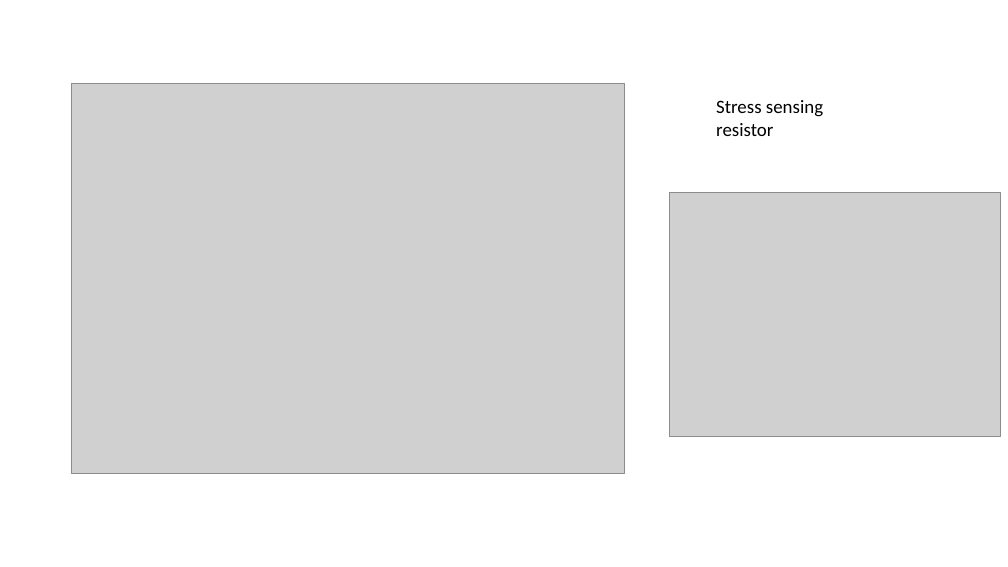
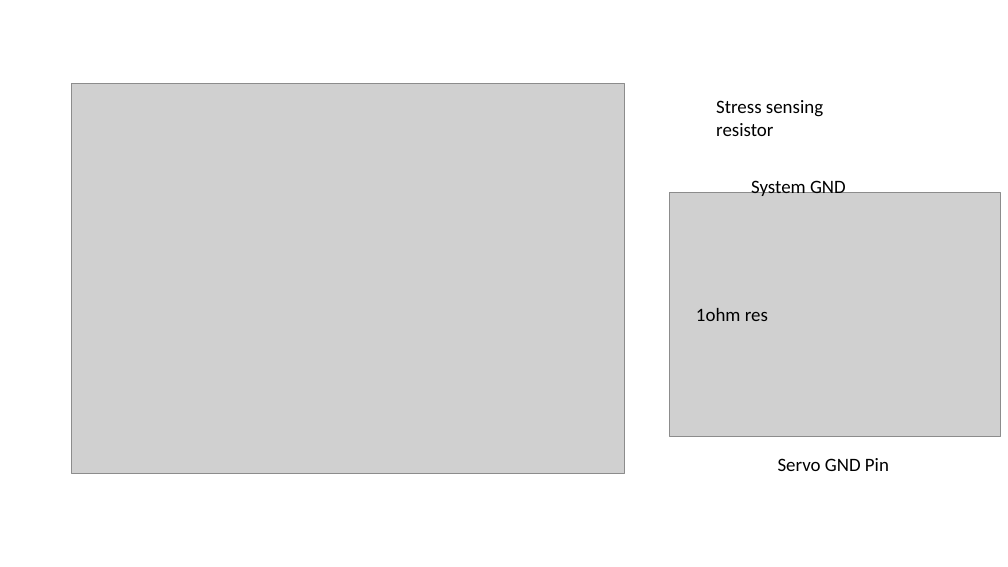
Before and after one commit to wsavoie/ArduinoSmarticle, a slide deck: slide 4 of docs/wiring.pptx. Drawn at 1008x567 pixels with LibreOffice and Linux fonts; fonts in the diff are those of the drawing; grey boxes stand for pictures. Boxes give left, top, right and bottom in pixels: in the first picture for what was removed or moved away, otherwise in the second. Text is boxed around its words. In the diff, an @@ line names an element or a change of style, - is before the commit and + after.

```diff
--- a/docs/wiring.pptx
+++ b/docs/wiring.pptx
@@ text added at (751,178,846,196), 18 pt, text #000000 @@
+System GND
@@ text added at (696,308,768,321), 18 pt, text #000000 @@
+1ohm res
@@ text added at (778,458,889,471), 18 pt, text #000000 @@
+Servo GND Pin
```
Also in this commit, not shown: 1 slide added, 13 other files.
